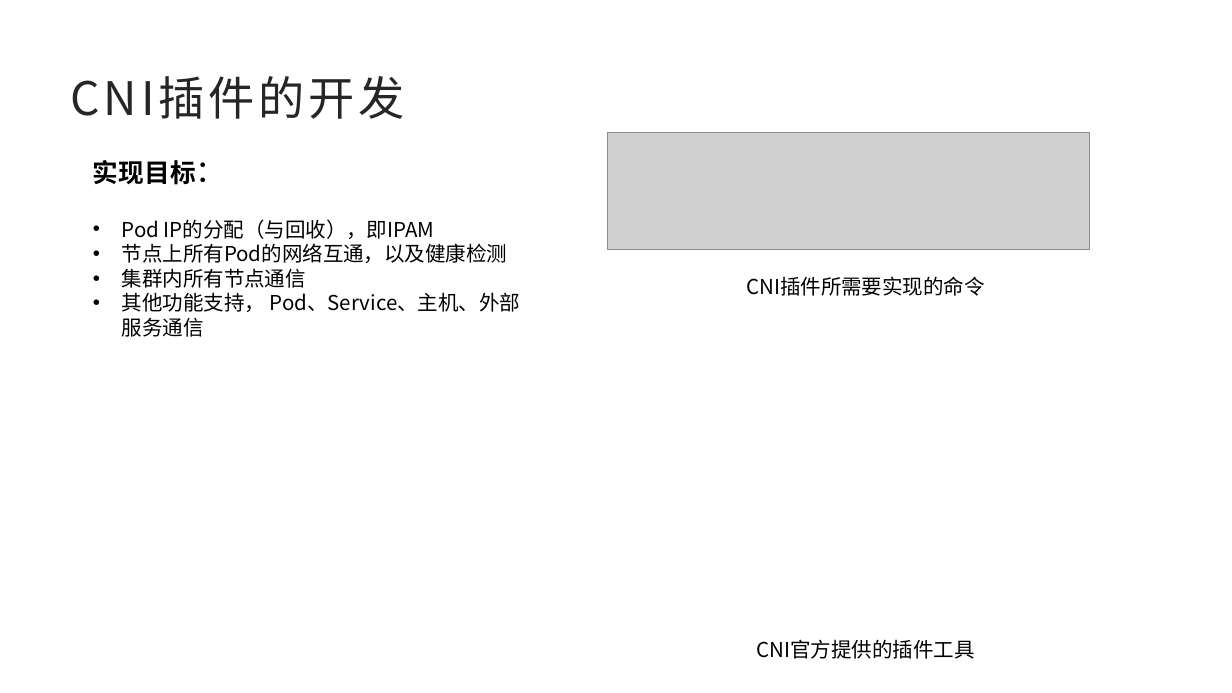
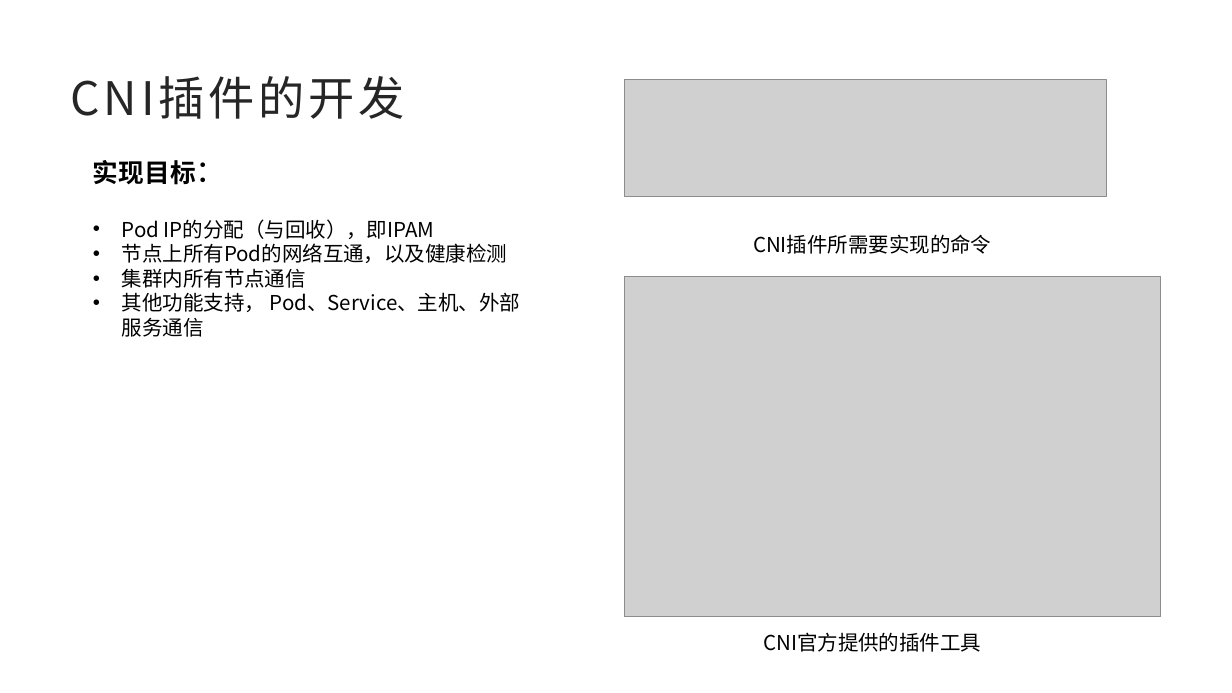
Before and after one commit to godzilla-s/lightly-cni, a slide deck: slide 11 of doc/Kubernetes CNI.pptx (slide 10 before the commit). Drawn at 1232x693 pixels with LibreOffice and Linux fonts; fonts in the diff are those of the drawing; grey boxes stand for pictures. Boxes give left, top, right and bottom in pixels: in the first picture for what was removed or moved away, otherwise in the second. Text is boxed around its words. In the diff, an @@ line names an element or a change of style, - is before the commit and + after.

```diff
--- a/doc/Kubernetes CNI.pptx
+++ b/doc/Kubernetes CNI.pptx
@@ picture: place and size @@
-picture at [607,133,1090,250]
+picture at [625,79,1107,196]
@@ text "CNI插件所需要实现的命令": place and size @@
-text "CNI插件所需要实现的命令" at [746,276,984,296]
+text "CNI插件所需要实现的命令" at [753,234,991,254]
@@ picture added at [625,277,1162,617] @@
@@ text "CNI官方提供的插件工具": place and size @@
-text "CNI官方提供的插件工具" at [757,639,975,659]
+text "CNI官方提供的插件工具" at [763,632,981,652]
```
Also in this commit, not shown: 1 other slide changed, 2 slides added, 1 slide removed, 4 other files.
